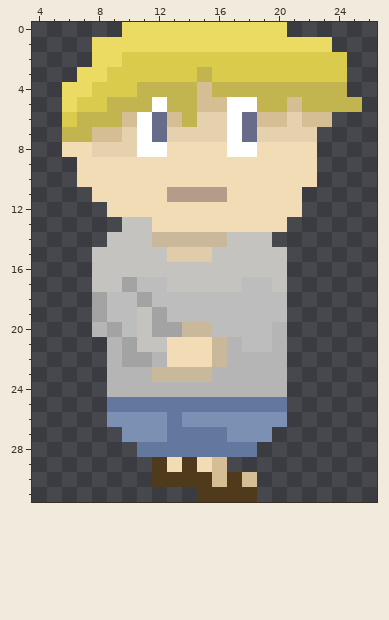
Two versions of one pixel-art sprite, client/assets/images/character/walking1.png. The picture above was drawn from the file before the commit.
The file is 64x64 pixels, drawn in blocks of 2x2; one block is one cell here. Colours within 5 levels of each other are drawn and written as one. Shown: x 4..26, y 0..31.
The same view after the edit:
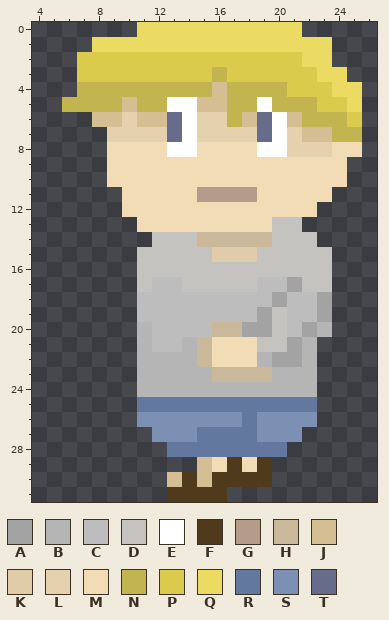
Palette (. is transparent): A #a3a3a3  B #b5b5b5  C #bdbdbd  D #c4c3c0  E #ffffff  F #4f3b1b  G #b59c8a  H #c9b899  J #d6be94  K #e0cca8  L #e6d1ae  M #f2dcb6  N #c2b44e  P #dbcb4d  Q #ebdb63  R #62789e  S #7b90b3  T #676c8a
Change:
y 0: x 10 Q -> .; x 21 . -> Q
y 2: x 7..9 .QQ -> PPP; x 22..24 PPP -> QQ.
y 3: x 7..8 QQ -> PP; x 15..16 NP -> PN; x 23..24 PP -> QQ
y 4: x 6..10 QQPPP -> .NNNN; x 15..16 JN -> NJ; x 21..25 NNNN. -> PPPQQ
y 5: x 6..8 QPP -> NNN; x 10 N -> J; x 12..14 ENN -> NEE; x 17..19 EEN -> NNE; x 21 J -> N; x 23..25 NNN -> PPQ
y 6: x 6..14 PNNNJETJN -> ..JJLJJTE; x 17..25 ETJJLJJ.. -> NJTEJNNNP
y 7: x 6..9 NNJJ -> ...L; x 11..14 ETLL -> LLTE; x 17..20 ETLL -> LLTE; x 22..25 L... -> JJNN
y 8: x 6..14 MMLLLEEMM -> ...MMMMEE; x 17..25 EEMMMM... -> MMEELLLMM
y 9..10: x 7..8 MM -> ..; x 23..24 .. -> MM
y 11: x 8..9 MM -> ..; x 13..14 GG -> MM; x 17..18 MM -> GG; x 22..23 .. -> MM
y 12: x 9 M -> .; x 22 . -> M
y 13: x 10..11 DD -> .M; x 20..21 M. -> DD
y 14: x 9..14 DDDHHH -> ...DDD; x 17..22 DDD... -> HHHDDD
y 15: x 8..10 DDD -> ...; x 13..18 KKKDDD -> DDDKKK; x 21..23 ... -> DDD
y 16: x 8..10 DDD -> ...; x 21..23 ... -> DDD
y 17: x 8..11 DDAC -> ...D; x 13 D -> C; x 18 C -> D; x 20..23 D... -> CADD
y 18: x 8..11 ACCA -> ...C; x 20..23 C... -> ACCA
y 19: x 8..12 ACCDA -> ...CC; x 19..23 CC... -> ADCCA
y 20: x 8..23 BACDAAHHCCCCB... -> ...BCCCCHHAADCAB
y 21: x 9..22 BADDMMMHBCCB.. -> ..BCCBHMMMDDAB
y 22: x 9..11 BAA -> ..B; x 13..18 MMMHBB -> BBHMMM; x 20..22 B.. -> AAB
y 23: x 9..10 BB -> ..; x 12..19 HHHHBBBB -> BBBBHHHH; x 21..22 .. -> BB
y 24: x 9..10 BB -> ..; x 21..22 .. -> BB
y 25: x 9..10 RR -> ..; x 21..22 .. -> RR
y 26: x 9..10 SS -> ..; x 13 R -> S; x 18 S -> R; x 21..22 .. -> SS
y 27: x 10..11 SS -> ..; x 13..14 RR -> SS; x 17..18 SS -> RR; x 20..21 .. -> SS
y 28: x 11..12 RR -> ..; x 19..20 .. -> RR
y 29: x 12..19 FMFMJ... -> ...JMFMF
y 30: x 12..13 FF -> .J; x 15..16 FJ -> JF; x 18..19 J. -> FF
y 31: x 13..14 .. -> FF; x 17..18 FF -> ..
